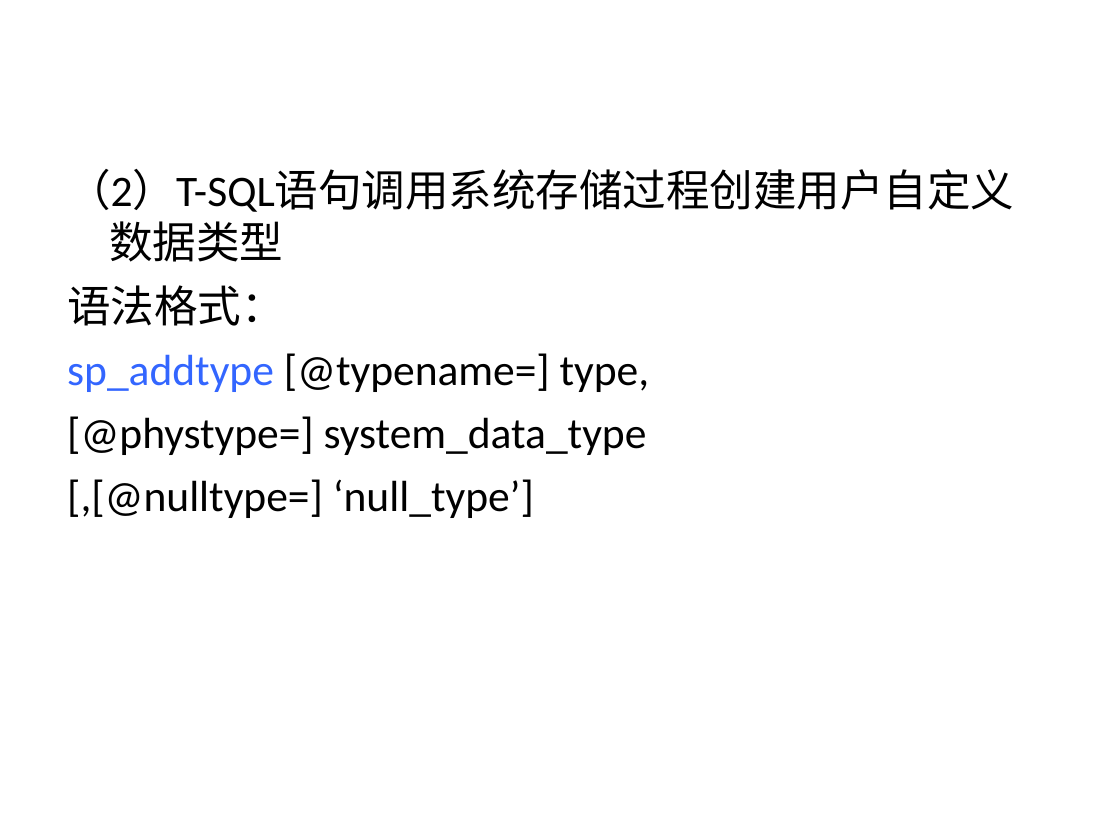
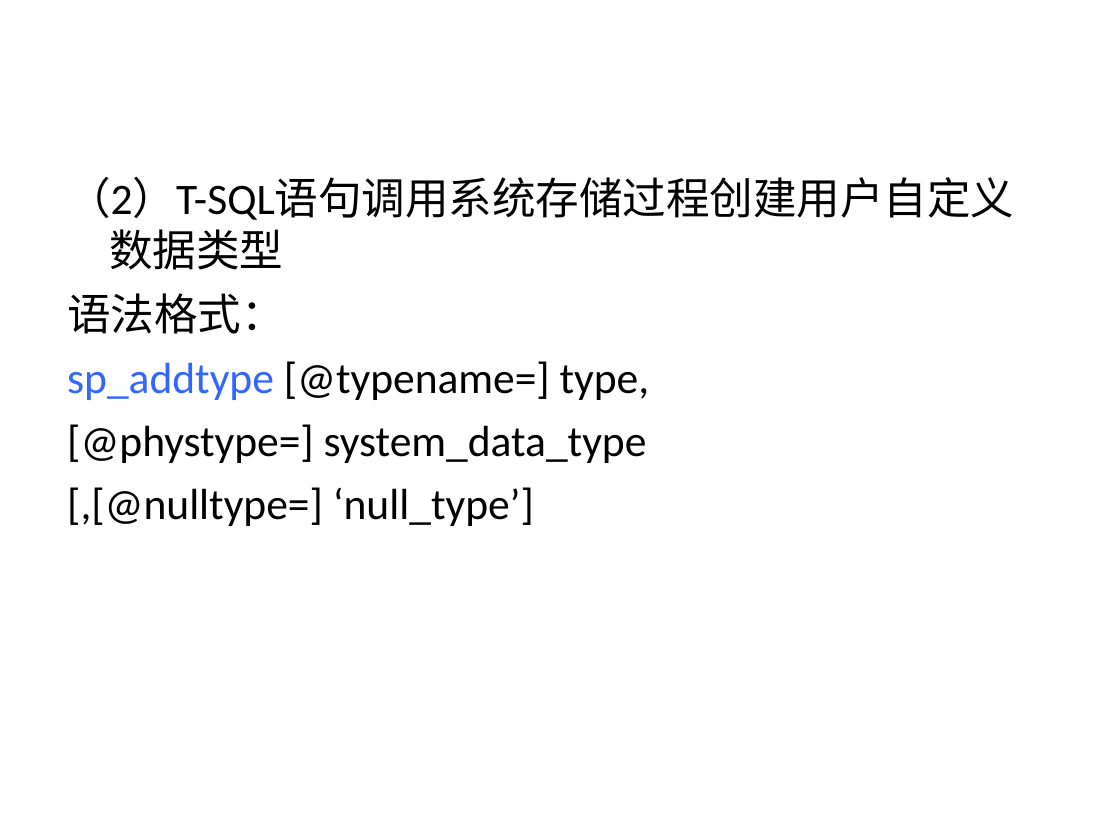
Before and after one commit to yuqingmao2019/MyWorkSpace, a slide deck: slide 22 of 数据库ppt/第4章 .ppt. Drawn at 1120x840 pixels with LibreOffice and Linux fonts; fonts in the diff are those of the drawing; background and template pictures are left out. Boxes give left, top, right and bottom in pixels: in the first picture for what was removed or moved away, otherwise in the second. Text is boxed around its words. In the diff, an @@ line names an element or a change of style, - is before the commit and + after.

```diff
--- a/数据库ppt/第4章 .ppt
+++ b/数据库ppt/第4章 .ppt
@@ text "（2）T-SQL语句调用系统存储过程创建用户自定义数据类型": place and size @@
-text "（2）T-SQL语句调用系统存储过程创建用户自定义数据类型" at [67,169,1014,518]
+text "（2）T-SQL语句调用系统存储过程创建用户自定义数据类型" at [67,177,1014,526]
```
Also in this commit, not shown: 5 other slides changed.
